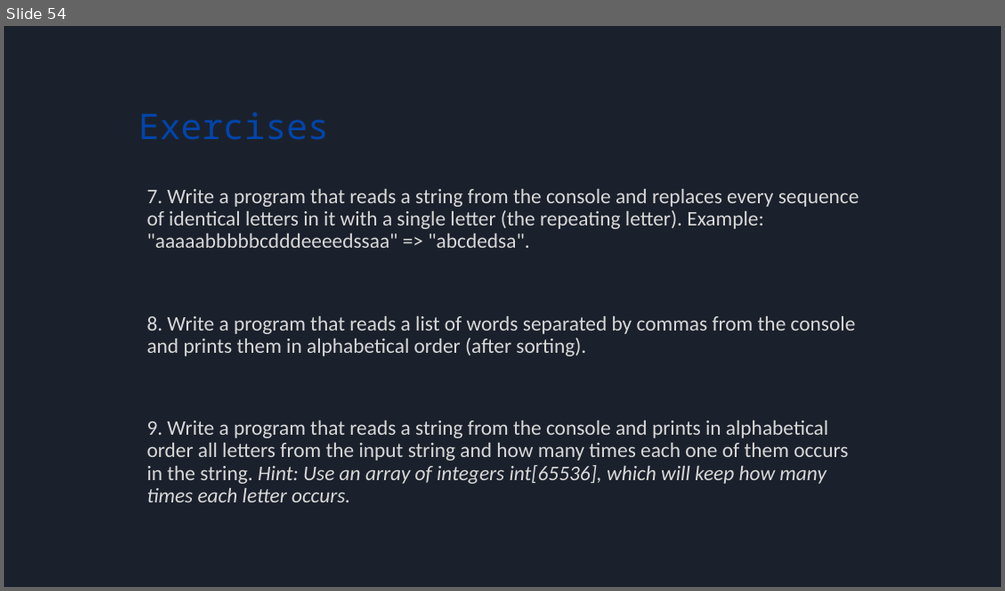
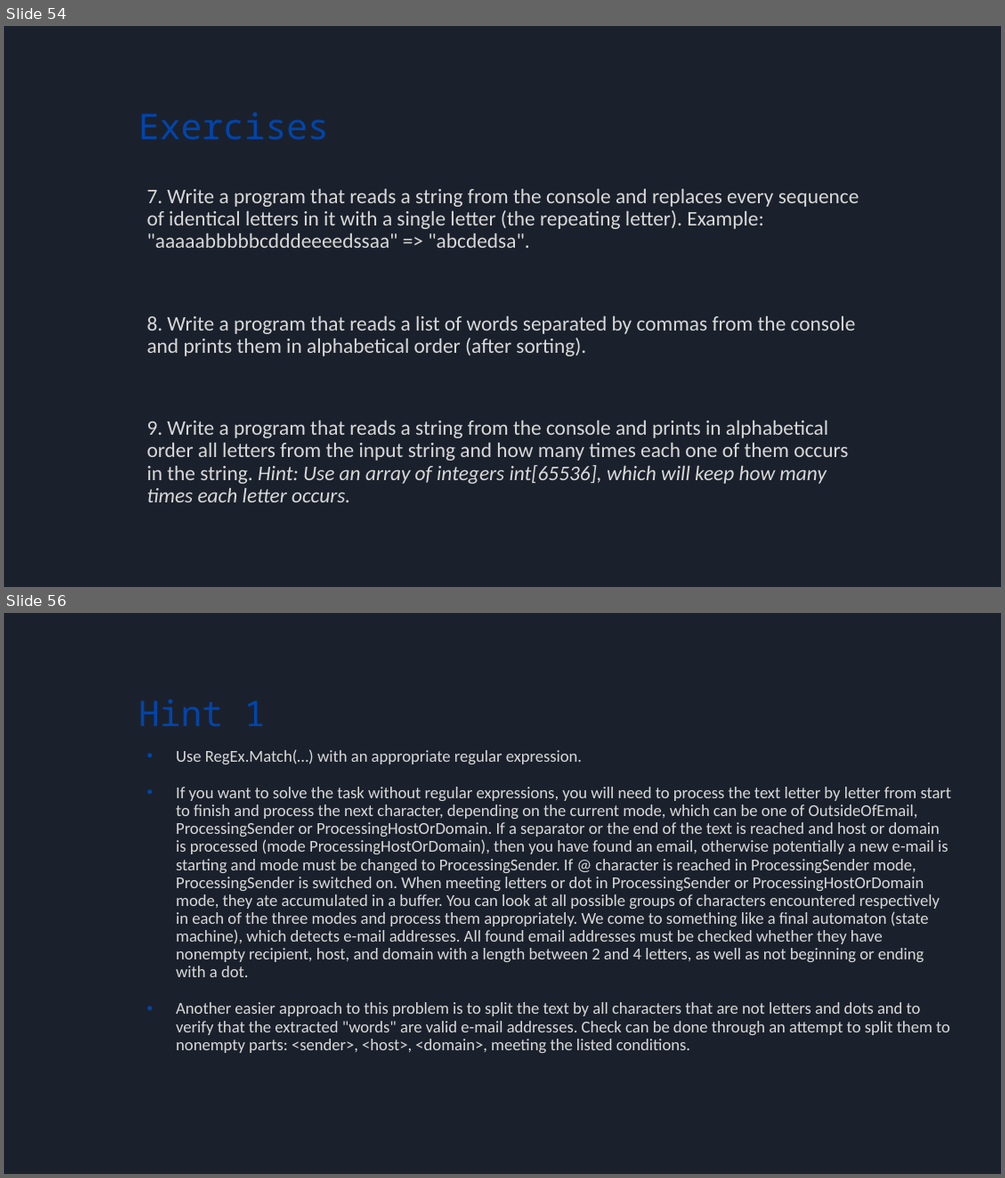
Before and after one commit to bulhard/Principles_Of_Programming, a slide deck: _Presentations/02 Working with strings and texts.pptx. Shown one above the other, each under a label of ours: slide 54 before the commit, slides 54 and 56 after it; the slides between them are not shown. The pictures are 1005x591 and 1005x1178 pixels, drawn with LibreOffice and Linux fonts; fonts in the diff are those of the drawing. Boxes give left, top, right and bottom in pixels: in the first picture for what was removed or moved away, otherwise in the second. Text is boxed around its words. In the diff, an @@ line names an element or a change of style, - is before the commit and + after.

```diff
--- a/_Presentations/02 Working with strings and texts.pptx
+++ b/_Presentations/02 Working with strings and texts.pptx
@@ slide 56 added at (x1=4, y1=613, x2=1001, y2=1174), background #1B212C @@
@@ title added at (x1=138, y1=699, x2=266, y2=727), 34 pt, text #0145AC @@
+Hint 1
@@ text added at (x1=176, y1=749, x2=952, y2=1053), 16 pt, text #D8D8D8 @@
+• Use RegEx.Match(…) with an appropriate regular expression.
+• If you want to solve the task without regular expressions, you will need to process the text letter by letter from start to finish and process the next character, depending on the current mode, which can be one of OutsideOfEmail, ProcessingSender or ProcessingHostOrDomain. If a separator or the end of the text is reached and host or domain is processed (mode ProcessingHostOrDomain), then you have found an email, otherwise potentially a new e-mail is starting and mode must be changed to ProcessingSender. If @ character is reached in ProcessingSender mode, ProcessingSender is switched on. When meeting letters or dot in ProcessingSender or ProcessingHostOrDomain mode, they ate accumulated in a buffer. You can look at all possible groups of characters encountered respectively in each of the three modes and process them appropriately. We come to something like a final automaton (state machine), which detects e-mail addresses. All found email addresses must be checked whether they have nonempty recipient, host, and domain with a length between 2 and 4 letters, as well as not beginning or ending with a dot.
+• Another easier approach to this problem is to split the text by all characters that are not letters and dots and to verify that the extracted "words" are valid e-mail addresses. Check can be done through an attempt to split them to nonempty parts: <sender>, <host>, <domain>, meeting the listed conditions.
```
Also in this commit, not shown: 3 other slides added.
